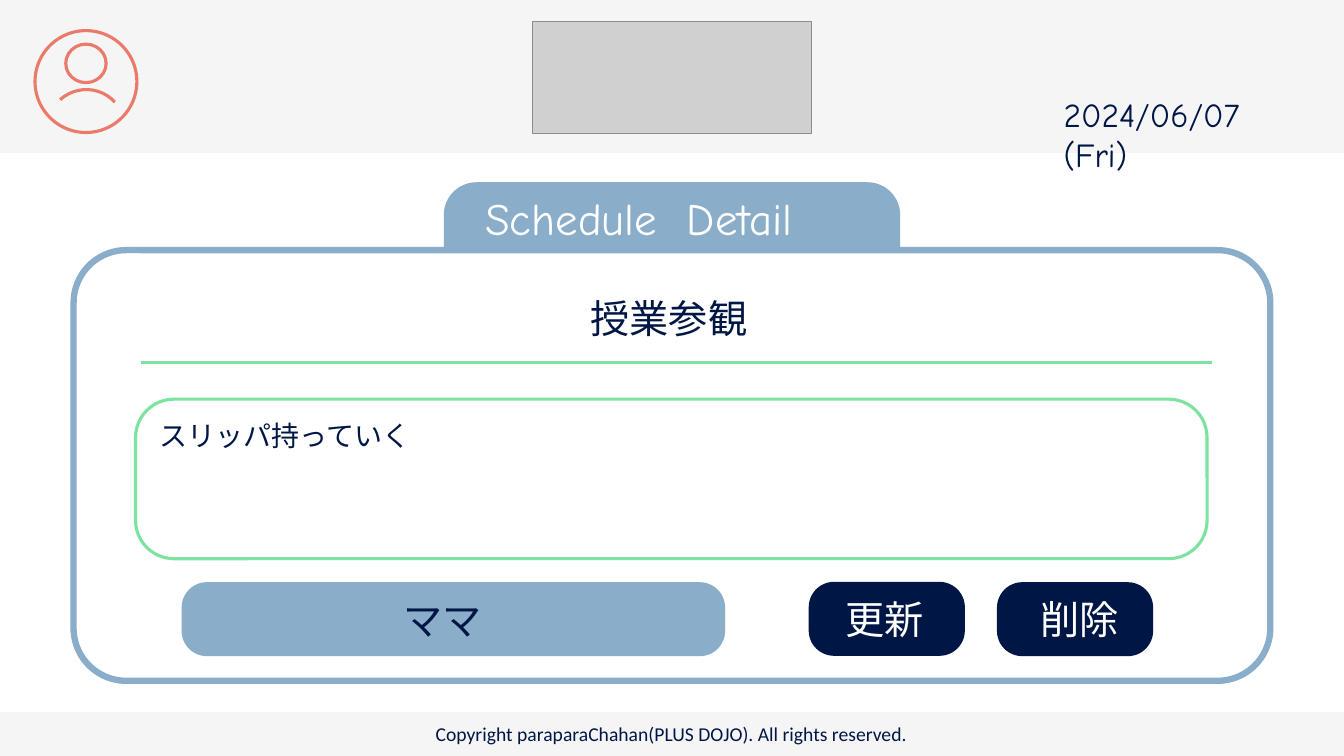
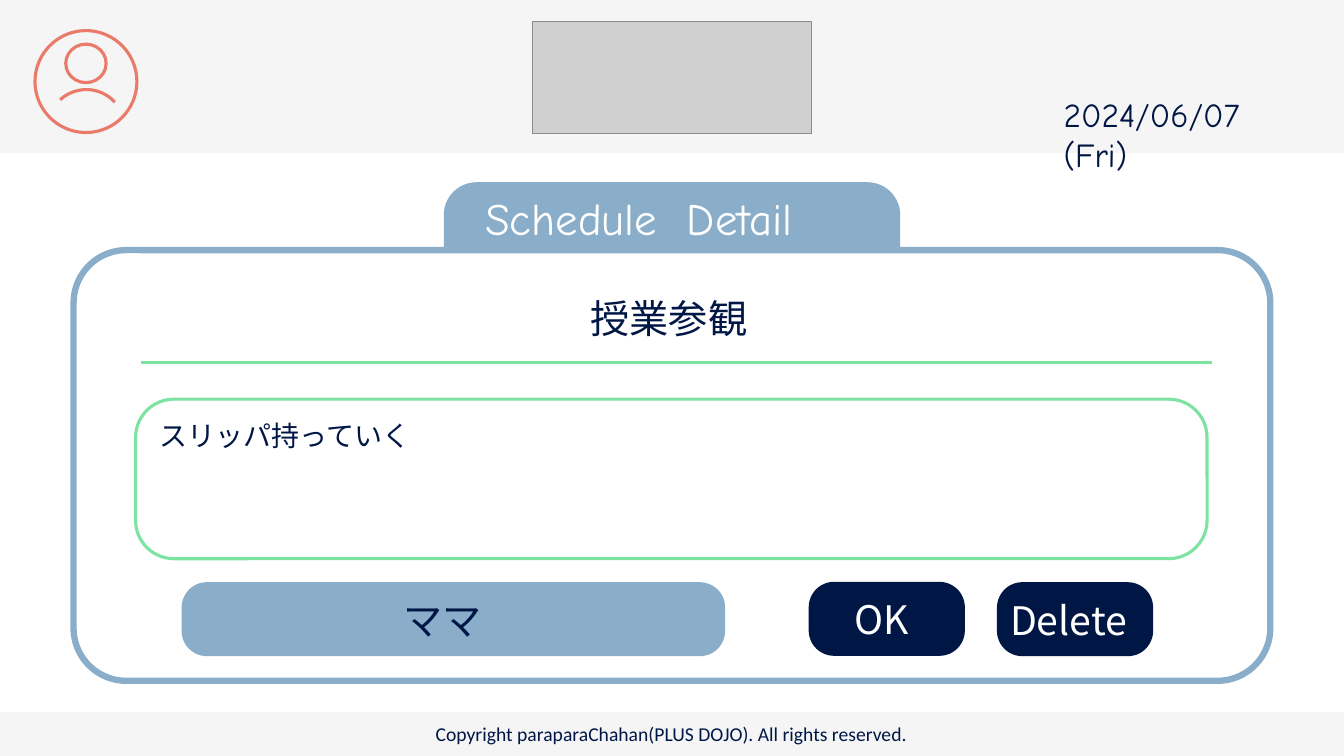
Before and after one commit to plusdojo2024/C2, a slide deck: slide 35 of doc/13_外部設計/famiLink 画面デザイン.pptx (slide 31 before the commit). Drawn at 1344x756 pixels with LibreOffice and Linux fonts; fonts in the diff are those of the drawing; grey boxes stand for pictures. Boxes give left, top, right and bottom in pixels: in the first picture for what was removed or moved away, otherwise in the second. Text is boxed around its words. In the diff, an @@ line names an element or a change of style, - is before the commit and + after.

```diff
--- a/doc/13_外部設計/famiLink 画面デザイン.pptx
+++ b/doc/13_外部設計/famiLink 画面デザイン.pptx
@@ text at [854, 604, 908, 635]: text changed @@
-更新
+OK
@@ text added at [1010, 603, 1127, 636], 28 pt, text #FFFFFF @@
+Delete
@@ text removed at [1041, 601, 1119, 638] @@
-削除
```
Also in this commit, not shown: 17 other slides changed, 5 slides added, 1 slide removed.
